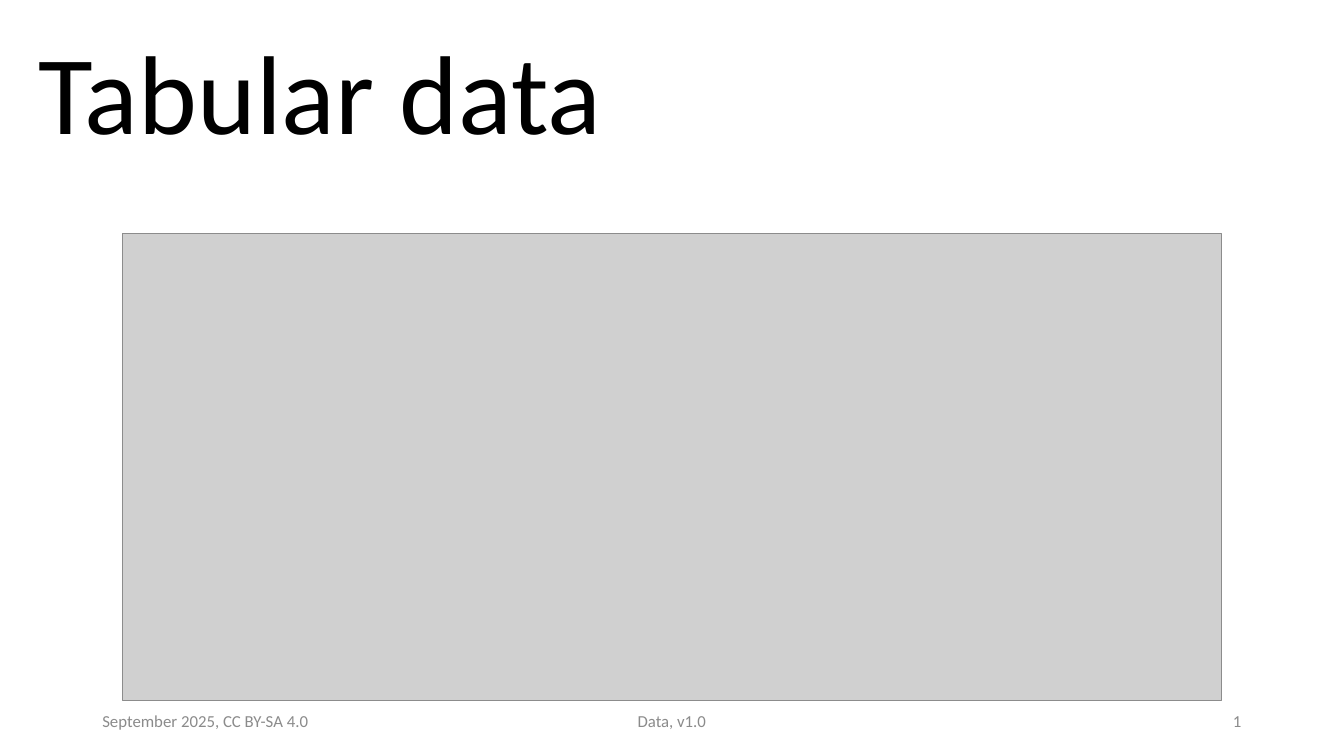
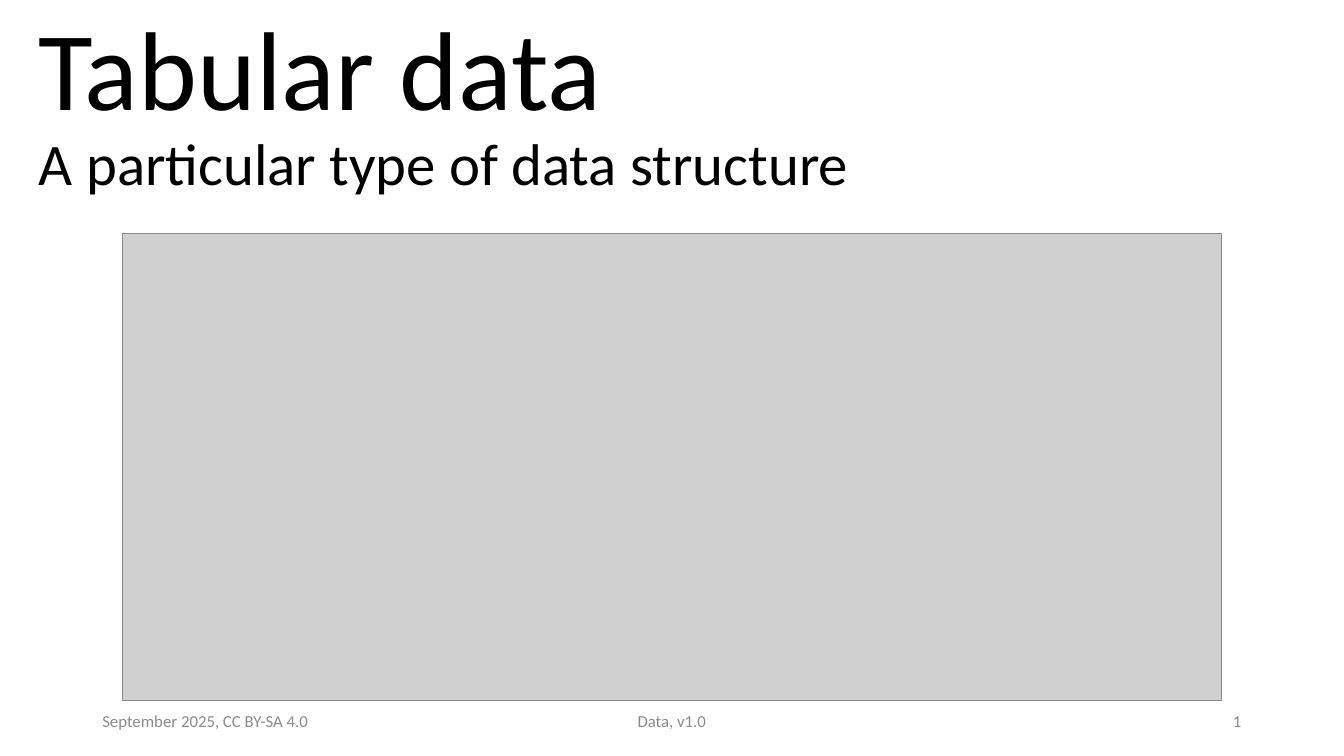
Before and after one commit to ASPP/data_class, a slide deck: slide 1 of tabular_data.pptx. Drawn at 1344x756 pixels with LibreOffice and Linux fonts; fonts in the diff are those of the drawing; grey boxes stand for pictures. Boxes give left, top, right and bottom in pixels: in the first picture for what was removed or moved away, otherwise in the second. Text is boxed around its words. In the diff, an @@ line names an element or a change of style, - is before the commit and + after.

Commit message:
changes in the tabular_data pptx, restructuring and idea of new part

```diff
--- a/tabular_data.pptx
+++ b/tabular_data.pptx
@@ text removed at [39,56,601,135] @@
-Tabular data
@@ text added at [39,32,848,195], 42 pt, text #000000 @@
+Tabular data
+A particular type of data structure
```
Also in this commit, not shown: 21 other slides changed, 12 slides added, 2 slides removed.
